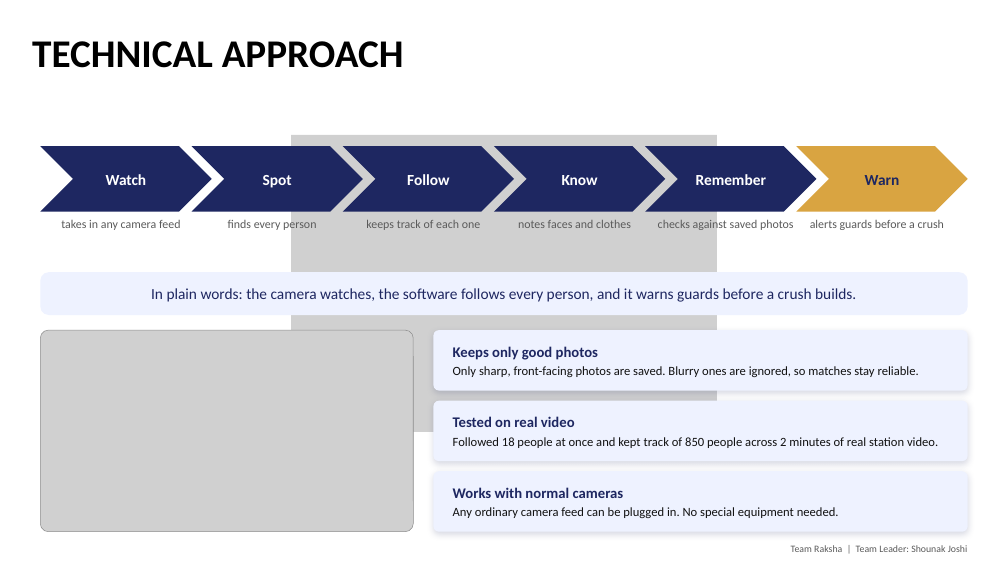
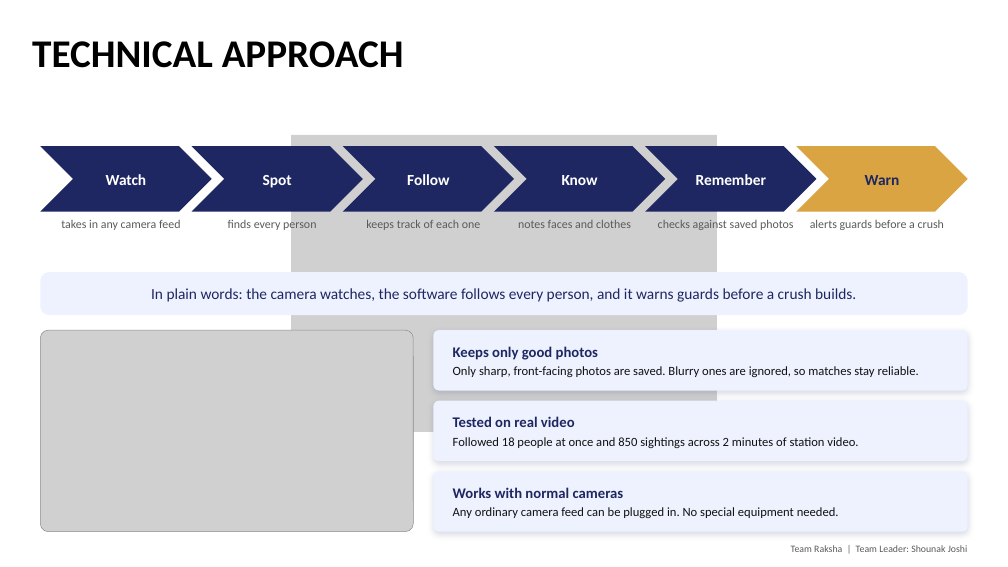
Before and after one commit to shounakjoshi88-a11y/raksha-crowd-safety-hackathon, a slide deck: slide 3 of deck/Raksha_Hackathon2026_Simplified.pptx. Drawn at 1008x567 pixels with LibreOffice and Linux fonts; fonts in the diff are those of the drawing; grey boxes stand for pictures. Boxes give left, top, right and bottom in pixels: in the first picture for what was removed or moved away, otherwise in the second. Text is boxed around its words. In the diff, an @@ line names an element or a change of style, - is before the commit and + after.

```diff
--- a/deck/Raksha_Hackathon2026_Simplified.pptx
+++ b/deck/Raksha_Hackathon2026_Simplified.pptx
@@ text in rounded rectangle at (x1=453, y1=437, x2=858, y2=448): text changed @@
-Followed 18 people at once and kept track of 850 people across 2 minutes of real station video.
+Followed 18 people at once and 850 sightings across 2 minutes of station video.
```
Also in this commit, not shown: 4 other slides changed, 1 other file.
